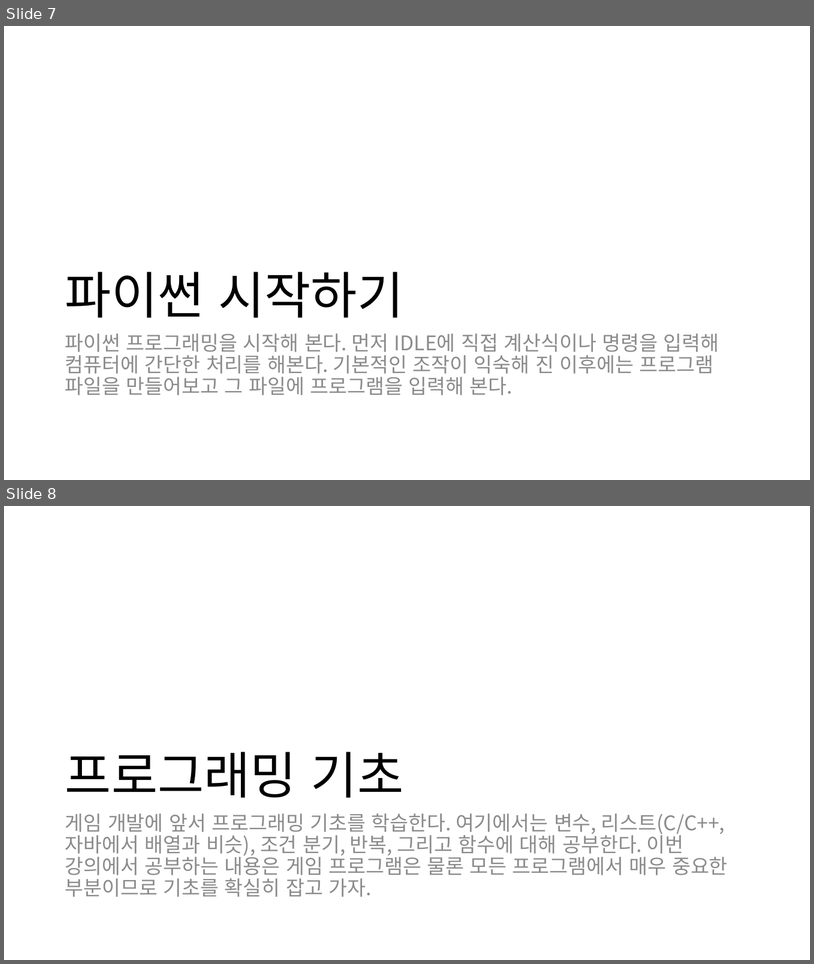
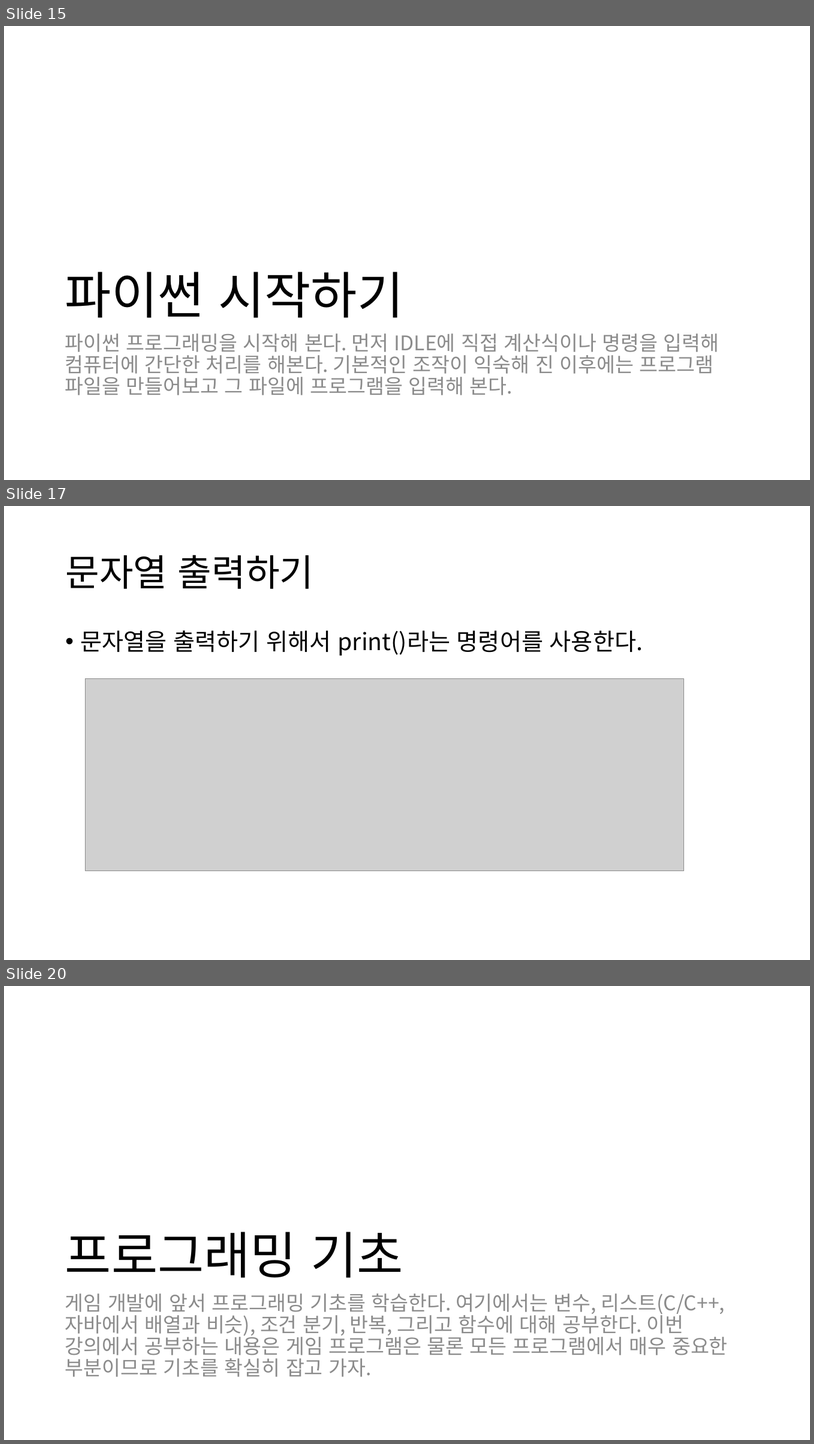
Before and after one commit to EastupGame/PythonGameDev, a slide deck: 게임개발기초과정 파이썬.pptx. Shown one above the other, each under a label of ours: slides 7 and 8 before the commit, slides 15, 17 and 20 after it; the slides between them are not shown. The pictures are 814x964 and 814x1444 pixels, drawn with LibreOffice and Linux fonts; fonts in the diff are those of the drawing; grey boxes stand for pictures. Boxes give left, top, right and bottom in pixels: in the first picture for what was removed or moved away, otherwise in the second. Text is boxed around its words. In the diff, an @@ line names an element or a change of style, - is before the commit and + after.

```diff
--- a/게임개발기초과정 파이썬.pptx
+++ b/게임개발기초과정 파이썬.pptx
@@ slide 17 added at bbox=[4, 506, 810, 960], background #FFFFFF @@
@@ title added at bbox=[65, 555, 314, 589], 44 pt, text #000000 @@
+문자열 출력하기
@@ text added at bbox=[81, 630, 643, 655], 28 pt, text #000000 @@
+• 문자열을 출력하기 위해서 print()라는 명령어를 사용한다.
@@ picture added at bbox=[85, 678, 684, 871] @@
@@ what was slide 7 is now slide 15 @@
@@ what was slide 8 is now slide 20 @@
```
Also in this commit, not shown: 1 slide changed, 11 other slides added.
